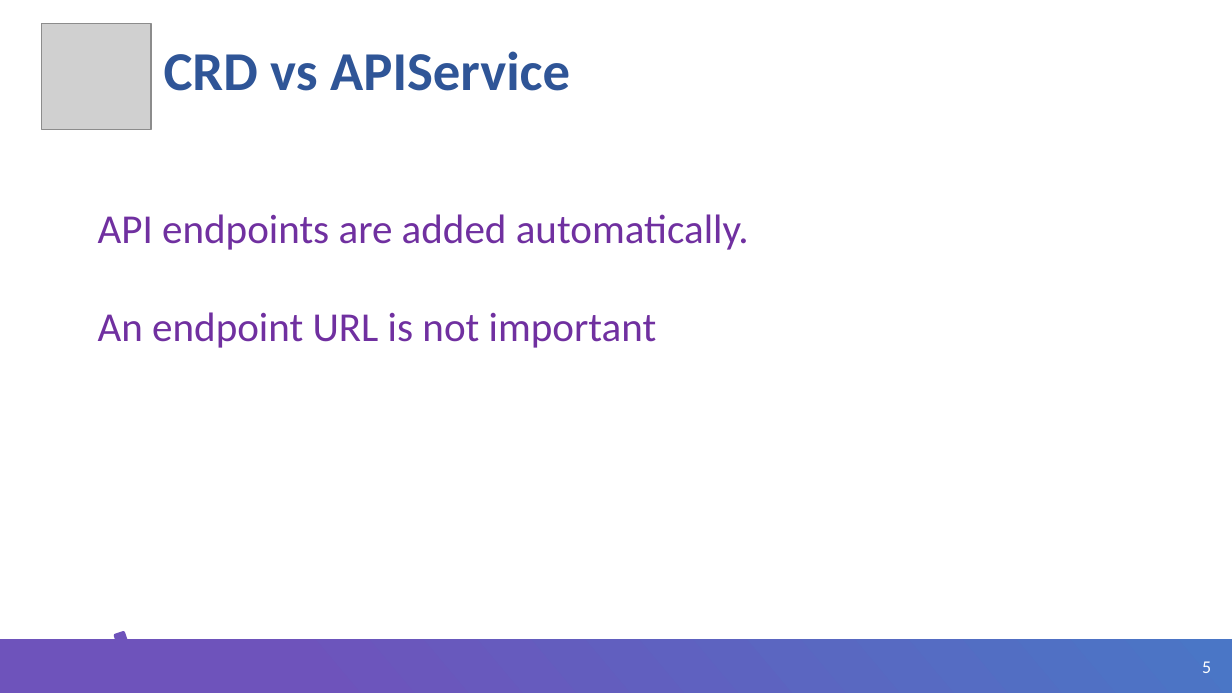
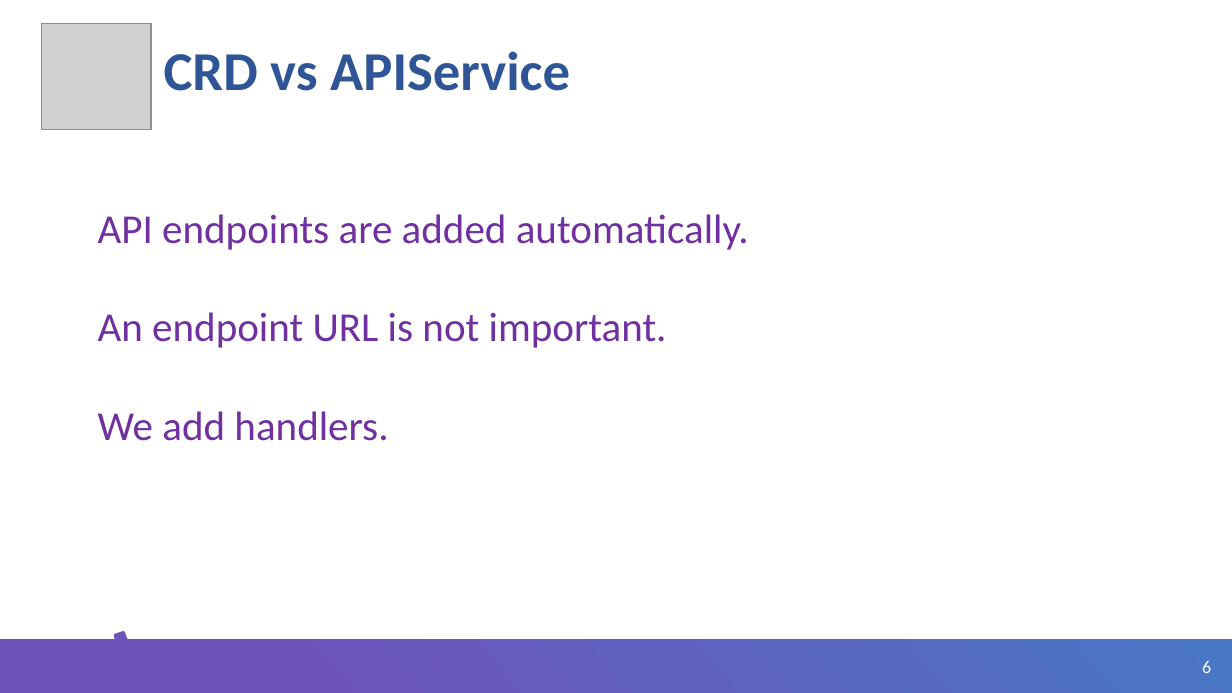
Before and after one commit to ybaryshnikova/extensions-meetup, a slide deck: slide 6 of Kubernetes CRD Helm.pptx (slide 5 before the commit). Drawn at 1232x693 pixels with LibreOffice and Linux fonts; fonts in the diff are those of the drawing; grey boxes stand for pictures; background and template pictures are left out. Boxes give left, top, right and bottom in pixels: in the first picture for what was removed or moved away, otherwise in the second. Text is boxed around its words. In the diff, an @@ line names an element or a change of style, - is before the commit and + after.

```diff
--- a/Kubernetes CRD Helm.pptx
+++ b/Kubernetes CRD Helm.pptx
@@ text at box(98, 312, 667, 441): text changed @@
-An endpoint URL is not important
+An endpoint URL is not important.
+We add handlers.
@@ page number at box(1202, 661, 1211, 673): text changed @@
-5
+6
```
Also in this commit, not shown: 2 other slides changed, 1 slide added, 1 slide removed, 1 other file.
